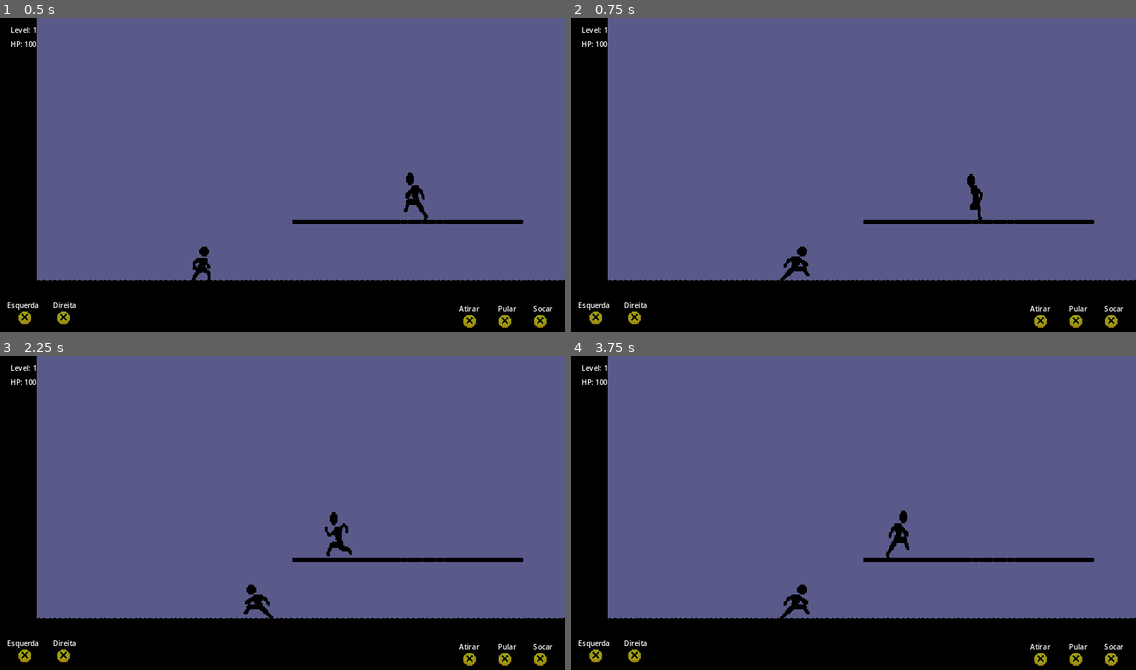
Above: before the commit, frames 1-4 (two rows, left to right).
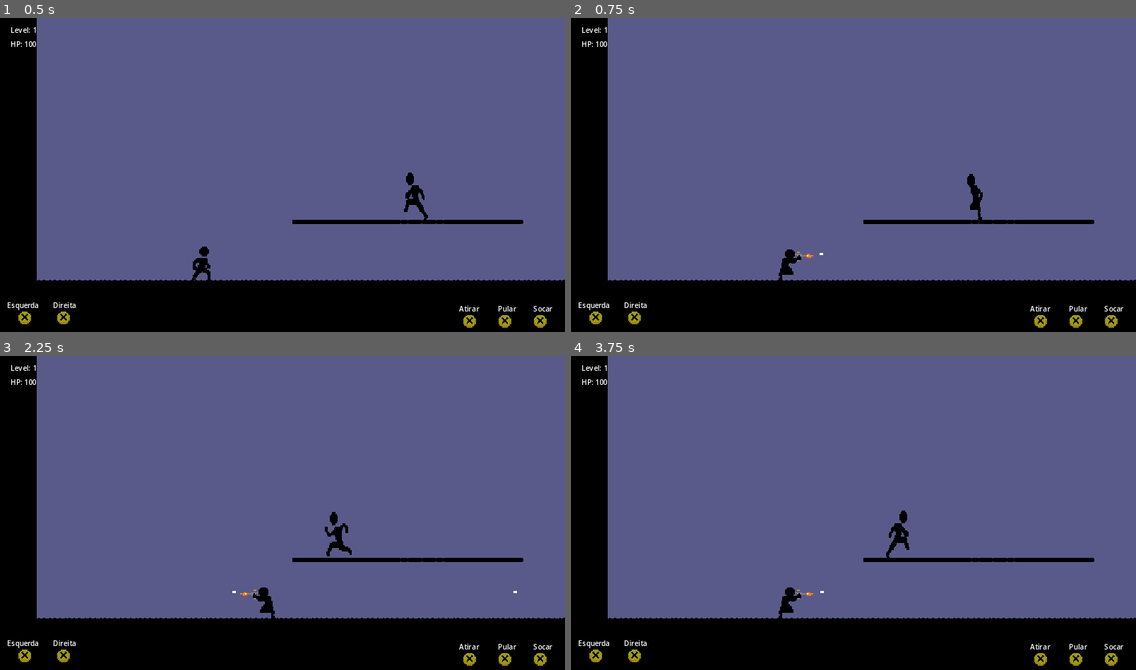
Above: after the commit, the same moments.

Repository: jhonatancunha/godot-game
Game: Godot game, scene res://Levels/level1.tscn
Same seed, same stepped clock (60 frames per second), same inputs: the game is played once before the commit and once after it. This scene is started directly instead of the project's main scene.
Inputs (mouse positions are in pixels of both pictures, inside the frame that each line leads up to):
- Up to frame 1 (0.5 s): no input
- Up to frame 2 (0.75 s): move the mouse to (977, 162) at 0.52 s; hold Right (right) from 0.53 s (still down); tap S (fire) at 0.6 s; click (977, 162) at 0.67 s
- Up to frame 3 (2.25 s): tap Space (jump) at 0.77 s; tap A (punch) at 0.8 s; release Right (right) at 1.25 s; drag from (169, 531) to (299, 556) at 1.27 s; move the mouse to (339, 443) at 2.02 s; hold Left (left) from 2.03 s (still down); tap S (fire) at 2.1 s
- Up to frame 4 (3.75 s): tap A (punch) at 2.3 s; release Left (left) at 2.75 s; drag from (825, 578) to (684, 465) at 2.77 s; move the mouse to (1023, 563) at 3.52 s; hold Right (right) from 3.53 s (still down); tap S (fire) at 3.6 s

Frame 1 is identical in both runs. In frame 2, 0.3% of the frame differs, in the area x 36-45%, y 72-84%; in frame 3, 0.3%, in the area x 41-92%, y 72-84%; in frame 4, 0.3%.

Commit message:
fix: updating attack flag

Diff:
--- a/Levels/level1.tscn
+++ b/Levels/level1.tscn
@@ -230,7 +230,6 @@
 position = Vector2(176, 456)
 scale = Vector2(1.5, 1.5)
 jump_velocity = -430.0
-can_fire = false
 
 [node name="RemoteTransform2D" type="RemoteTransform2D" parent="Player"]
 remote_path = NodePath("../../Camera2D")
--- a/Player/player.gd
+++ b/Player/player.gd
@@ -91,13 +91,17 @@
 
 	# SOCO
 	if Input.is_action_just_pressed("punch") and can_punch:
+		is_attacking = true
 		can_idle = false
 		$AnimationPlayer.play("punch")
 		await $AnimationPlayer.animation_finished
 		can_idle = true
+		is_attacking = false
+
 
 	# TIRO
 	if Input.is_action_just_pressed("fire") and can_fire:
+		is_attacking = true
 		can_idle =  false
 		if is_walking:
 			$AnimationPlayer.play("shot_gun_run")
@@ -107,6 +111,7 @@
 		_fire_bullet(sprite.flip_h)
 		await $AnimationPlayer.animation_finished
 		can_idle = true
+		is_attacking = false
 
 	update_animation(direction)
 
